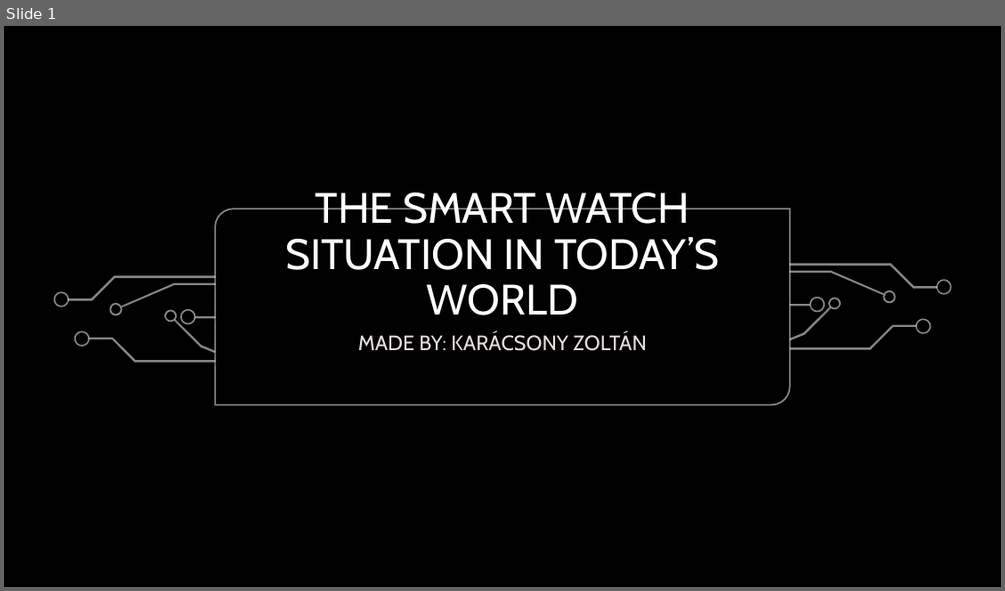
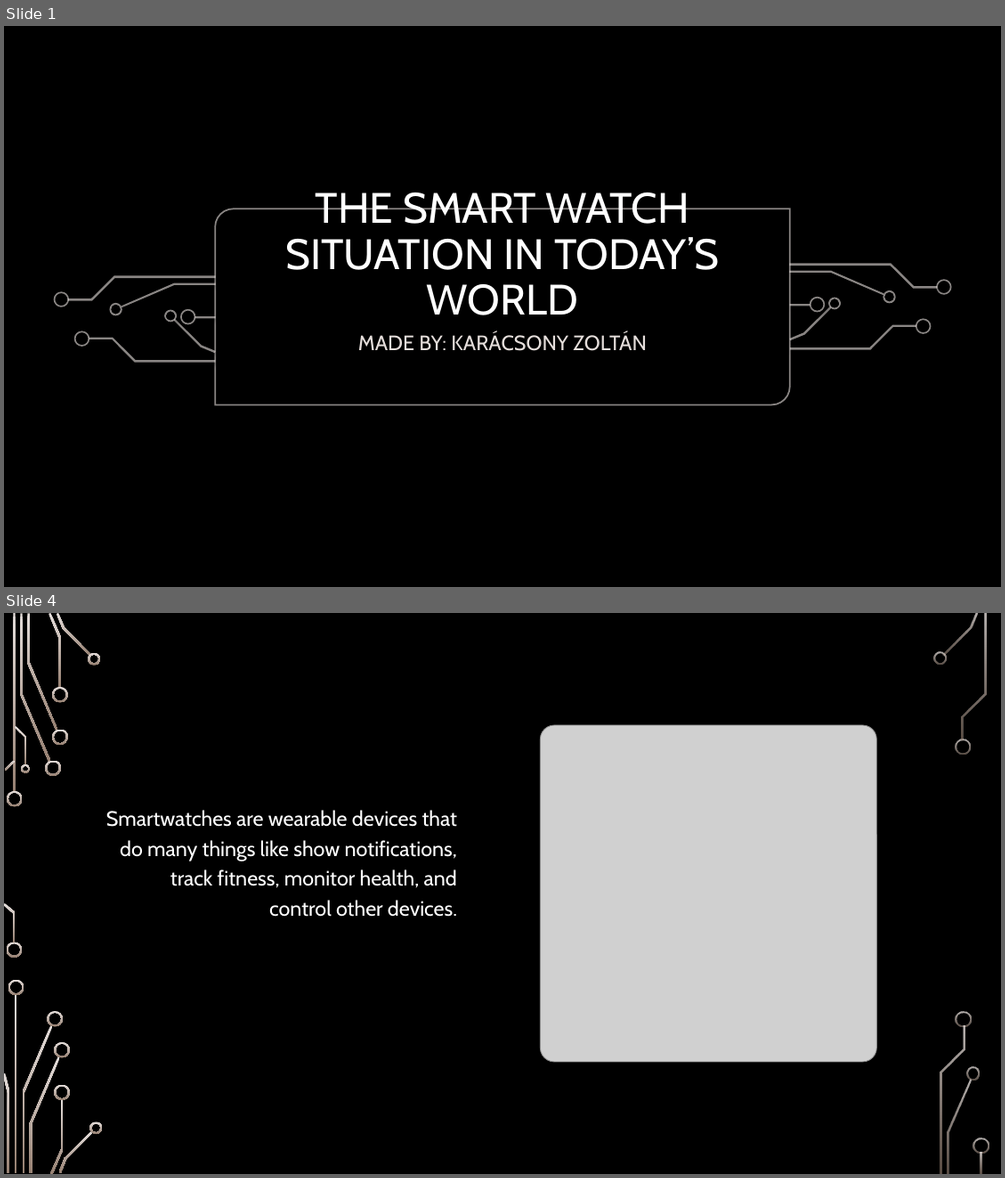
Before and after one commit to Tenebraacs/2023tanev, a slide deck: szakmai_angol/The smartwatch situation in today’s world.pptx. Shown one above the other, each under a label of ours: slide 1 before the commit, slides 1 and 4 after it; the slides between them are not shown. The pictures are 1005x591 and 1005x1178 pixels, drawn with LibreOffice and Linux fonts; fonts in the diff are those of the drawing; grey boxes stand for pictures; background and template pictures are left out. Boxes give left, top, right and bottom in pixels: in the first picture for what was removed or moved away, otherwise in the second. Text is boxed around its words. In the diff, an @@ line names an element or a change of style, - is before the commit and + after.

```diff
--- a/szakmai_angol/The smartwatch situation in today’s world.pptx
+++ b/szakmai_angol/The smartwatch situation in today’s world.pptx
@@ slide 4 added at [4,613,1001,1174], background picture (left out) @@
@@ picture added at [540,725,877,1062] @@
@@ text added at [106,810,457,916], 20 pt, text #FFFFFF @@
+Smartwatches are wearable devices that do many things like show notifications, track fitness, monitor health, and control other devices.
@@ group added at [4,613,989,1174]: 33 freeform shapes, 3 rectangles @@
```
Also in this commit, not shown: 9 other slides added, 1 slide removed, 2 other files.
